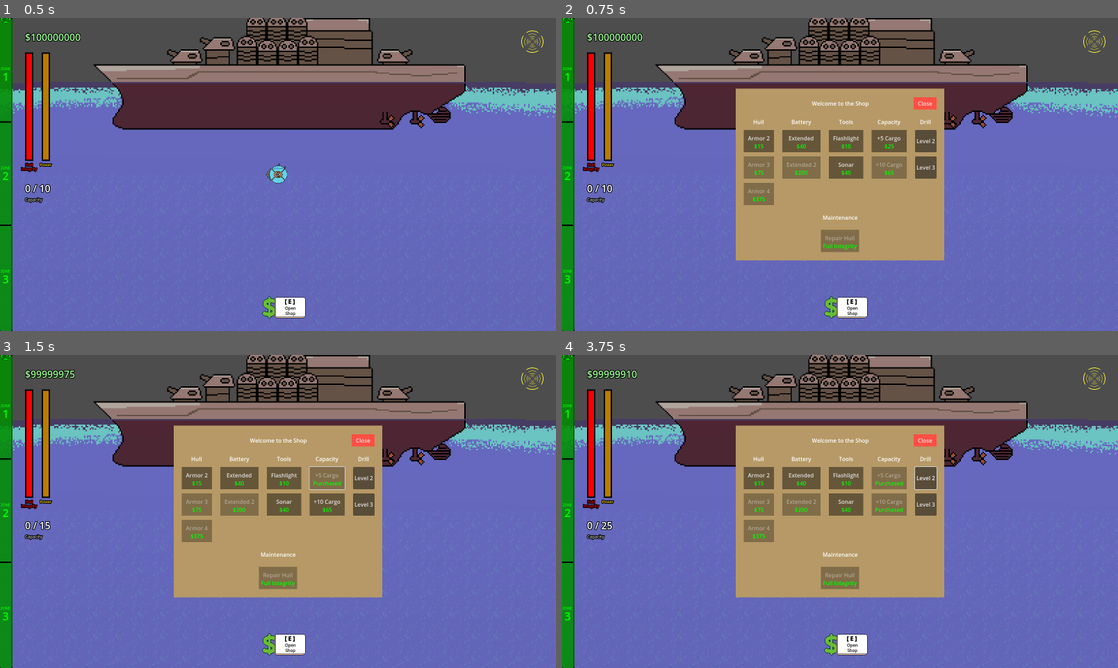
Above: before the commit, frames 1-4 (two rows, left to right).
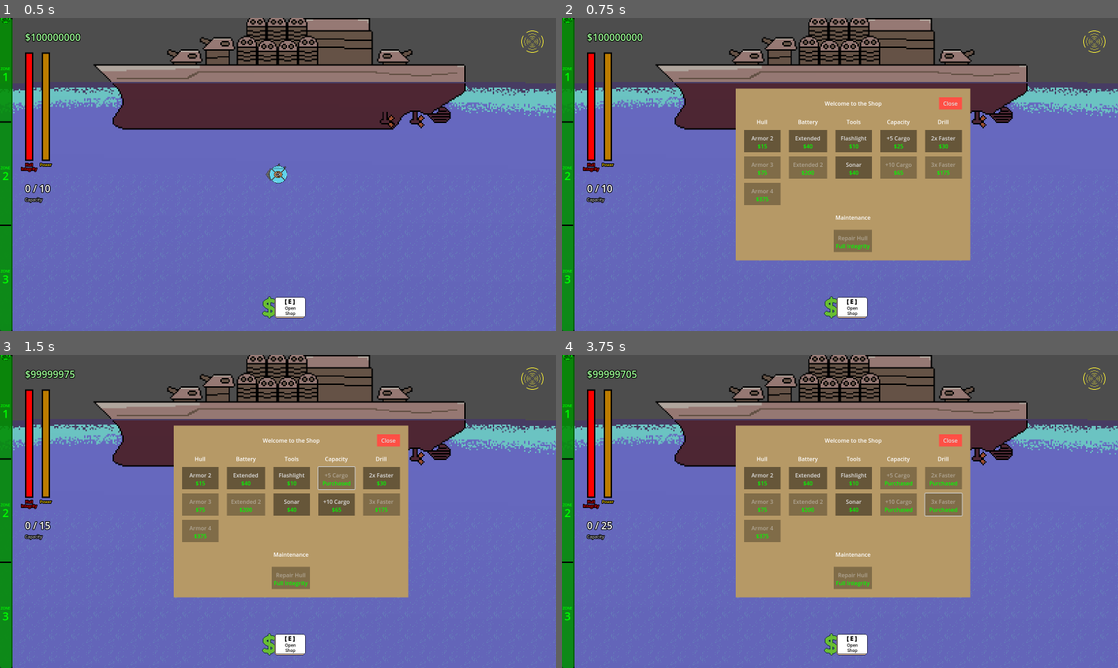
Above: after the commit, the same moments.

Repository: deruitda/ludum-dare-57
Game: Godot game, scene res://scenes/main.tscn
Same seed, same stepped clock (60 frames per second), same inputs: the game is played once before the commit and once after it. Sound files missing from this copy of the repository are replaced by a short silence.
Inputs (mouse positions are in pixels of both pictures, inside the frame that each line leads up to):
- Up to frame 1 (0.5 s): no input
- Up to frame 2 (0.75 s): click "Open Shop" at 0.5 s
- Up to frame 3 (1.5 s): click "+5 Cargo" at 1.25 s
- Up to frame 4 (3.75 s): click "+10 Cargo" at 2 s; click (923, 477) at 2.75 s, where only the run before the commit has a clickable "Level 2"; click (945, 505) at 3.5 s, where only the run after the commit has a clickable "3x Faster"

Frame 1 is identical in both runs. In frame 2, 6.2% of the frame differs, in the area x 32-74%, y 22-78%; in frame 3, 6.3%; in frame 4, 6.5%, in the area x 10-74%, y 4-78%.

Commit message:
add ability to upgrade drill speed

Diff:
--- a/global/game_state.gd
+++ b/global/game_state.gd
@@ -64,7 +64,7 @@
 	add_money_collected(current_cargo_value)
 	current_cargo_value = 0
 	current_cargo_weight = 0
-	SignalBus.sell_cargo.emit()
+	SignalBus.cargo_updated.emit()
 
 func _on_purchase_upgrade(shop_item_resource: ShopItemResource) -> void:
 	assert(shop_item_resource.item_resource != null)
--- a/scenes/map/tile_resource/drillable_tile_resource.gd
+++ b/scenes/map/tile_resource/drillable_tile_resource.gd
@@ -1,4 +1,5 @@
 extends TileResource
 class_name DrillableTileResource
 
+## The time it takes to drill through the tile
 @export var drill_speed: float = 1.0
--- a/scenes/shop/shop.tscn
+++ b/scenes/shop/shop.tscn
@@ -13,6 +13,8 @@
 [ext_resource type="Resource" uid="uid://vj47h685foif" path="res://scenes/shop/shop_items/cargo_capacity_upgrade_1.tres" id="10_dww4p"]
 [ext_resource type="AudioStream" uid="uid://c7efuqdkoa0ev" path="res://assets/audio/sfx/Radar_call.wav" id="11_8qn5i"]
 [ext_resource type="Resource" uid="uid://chvg61ghqqmeo" path="res://scenes/shop/shop_items/cargo_capacity_upgrade_2.tres" id="11_g6lcs"]
+[ext_resource type="Resource" uid="uid://gpfad4uspbf1" path="res://scenes/shop/shop_items/drill_upgrade_1.tres" id="12_131kw"]
+[ext_resource type="Resource" uid="uid://hju4tmcm7dtr" path="res://scenes/shop/shop_items/drill_upgrade_2.tres" id="13_xoc10"]
 
 [sub_resource type="StyleBoxFlat" id="StyleBoxFlat_7r02r"]
 content_margin_left = 12.0
@@ -47,7 +49,7 @@
 anchor_bottom = 0.5
 offset_left = -300.0
 offset_top = -247.0
-offset_right = 300.0
+offset_right = 375.0
 offset_bottom = 247.0
 grow_horizontal = 2
 grow_vertical = 2
@@ -186,22 +188,22 @@
 text = "Sonar"
 shop_item_resource = ExtResource("9_dww4p")
 
-[node name="RadarUpgradesVBoxContainer3" type="VBoxContainer" parent="ShopContainer/ColorRect/MarginContainer/VBoxContainer/ShopItemsContainer"]
-layout_mode = 2
-size_flags_horizontal = 3
-theme_override_constants/separation = 12
-
-[node name="CategoryLabel" type="Label" parent="ShopContainer/ColorRect/MarginContainer/VBoxContainer/ShopItemsContainer/RadarUpgradesVBoxContainer3"]
+[node name="CargoCapacityUpgradesVBoxContainer3" type="VBoxContainer" parent="ShopContainer/ColorRect/MarginContainer/VBoxContainer/ShopItemsContainer"]
+layout_mode = 2
+size_flags_horizontal = 3
+theme_override_constants/separation = 12
+
+[node name="CategoryLabel" type="Label" parent="ShopContainer/ColorRect/MarginContainer/VBoxContainer/ShopItemsContainer/CargoCapacityUpgradesVBoxContainer3"]
 layout_mode = 2
 text = "Capacity"
 horizontal_alignment = 1
 
-[node name="CapacityUpgrade1Button" parent="ShopContainer/ColorRect/MarginContainer/VBoxContainer/ShopItemsContainer/RadarUpgradesVBoxContainer3" instance=ExtResource("2_qaxay")]
+[node name="CapacityUpgrade1Button" parent="ShopContainer/ColorRect/MarginContainer/VBoxContainer/ShopItemsContainer/CargoCapacityUpgradesVBoxContainer3" instance=ExtResource("2_qaxay")]
 layout_mode = 2
 text = "+5 Cargo"
 shop_item_resource = ExtResource("10_dww4p")
 
-[node name="CapacityUpgrade2Button" parent="ShopContainer/ColorRect/MarginContainer/VBoxContainer/ShopItemsContainer/RadarUpgradesVBoxContainer3" instance=ExtResource("2_qaxay")]
+[node name="CapacityUpgrade2Button" parent="ShopContainer/ColorRect/MarginContainer/VBoxContainer/ShopItemsContainer/CargoCapacityUpgradesVBoxContainer3" instance=ExtResource("2_qaxay")]
 layout_mode = 2
 text = "+10 Cargo"
 shop_item_resource = ExtResource("11_g6lcs")
@@ -216,15 +218,15 @@
 text = "Drill"
 horizontal_alignment = 1
 
-[node name="DrillLevel2Button" type="Button" parent="ShopContainer/ColorRect/MarginContainer/VBoxContainer/ShopItemsContainer/DrillUpgradesVBoxContainer4"]
-custom_minimum_size = Vector2(0, 64)
-layout_mode = 2
-text = "Level 2"
-
-[node name="DrillLevel3Button" type="Button" parent="ShopContainer/ColorRect/MarginContainer/VBoxContainer/ShopItemsContainer/DrillUpgradesVBoxContainer4"]
-custom_minimum_size = Vector2(0, 64)
-layout_mode = 2
-text = "Level 3"
+[node name="DrillUpgrade1Button" parent="ShopContainer/ColorRect/MarginContainer/VBoxContainer/ShopItemsContainer/DrillUpgradesVBoxContainer4" instance=ExtResource("2_qaxay")]
+layout_mode = 2
+text = "2x Faster"
+shop_item_resource = ExtResource("12_131kw")
+
+[node name="DrillUpgrade2Button" parent="ShopContainer/ColorRect/MarginContainer/VBoxContainer/ShopItemsContainer/DrillUpgradesVBoxContainer4" instance=ExtResource("2_qaxay")]
+layout_mode = 2
+text = "3x Faster"
+shop_item_resource = ExtResource("13_xoc10")
 
 [node name="MaintenanceSubtitle" type="RichTextLabel" parent="ShopContainer/ColorRect/MarginContainer/VBoxContainer"]
 clip_contents = false
--- /dev/null
+++ b/scenes/shop/shop_items/drill_upgrade_1.tres
@@ -0,0 +1,14 @@
+[gd_resource type="Resource" script_class="ShopItemResource" load_steps=4 format=3 uid="uid://gpfad4uspbf1"]
+
+[ext_resource type="Script" uid="uid://dq388fj72n7ck" path="res://scenes/shop/shop_items/shop_item.gd" id="1_3qmln"]
+[ext_resource type="Resource" uid="uid://bq1vfvf7i4bby" path="res://scenes/submarine/drill/drill_resources/drill_resource_2.tres" id="1_n3edw"]
+[ext_resource type="Resource" uid="uid://blvbx87ro403o" path="res://scenes/submarine/drill/drill_resources/drill_resource_1.tres" id="3_t3txr"]
+
+[resource]
+script = ExtResource("1_3qmln")
+price = 30
+tooltip = "Drill 2x faster"
+is_infinitely_purchaseable = false
+unlocked_by_item_resource = ExtResource("3_t3txr")
+item_resource = ExtResource("1_n3edw")
+metadata/_custom_type_script = "uid://dq388fj72n7ck"
--- /dev/null
+++ b/scenes/shop/shop_items/drill_upgrade_2.tres
@@ -0,0 +1,14 @@
+[gd_resource type="Resource" script_class="ShopItemResource" load_steps=4 format=3 uid="uid://hju4tmcm7dtr"]
+
+[ext_resource type="Script" uid="uid://dq388fj72n7ck" path="res://scenes/shop/shop_items/shop_item.gd" id="1_drl0m"]
+[ext_resource type="Resource" uid="uid://bdvd1llm7qdan" path="res://scenes/submarine/drill/drill_resources/drill_resource_3.tres" id="1_o5yft"]
+[ext_resource type="Resource" uid="uid://bq1vfvf7i4bby" path="res://scenes/submarine/drill/drill_resources/drill_resource_2.tres" id="3_sn8qt"]
+
+[resource]
+script = ExtResource("1_drl0m")
+price = 175
+tooltip = "Drill 3x faster"
+is_infinitely_purchaseable = false
+unlocked_by_item_resource = ExtResource("3_sn8qt")
+item_resource = ExtResource("1_o5yft")
+metadata/_custom_type_script = "uid://dq388fj72n7ck"
--- a/scenes/submarine/drill/drill.gd
+++ b/scenes/submarine/drill/drill.gd
@@ -5,6 +5,7 @@
 @export var power_consuption_component: PowerConsumptionComponent
 @export var drill_resource: DrillResource
 
+@export var drill_speed_factor = 1
 @onready var is_actively_drilling: bool = false
 @onready var drillable_tile_rid: RID
 @onready var drillable_world_tile_map_player: WorldTileMapLayer
@@ -16,7 +17,6 @@
 @onready var animated_sprite_2d: AnimatedSprite2D = $AnimatedSprite2D
 @onready var audio_player: AudioStreamPlayer2D = $AudioPlayer
 
-
 @onready var current_direction_input: Vector2
 @onready var drilling_direction: Vector2
 
@@ -25,6 +25,7 @@
 signal _on_drilling_finished
 
 func _ready() -> void:
+	SignalBus.purchase_completed.connect(_on_purchase_completed)
 	animated_sprite_2d.play("idle")
 
 func set_current_input_direction(_direction_input: Vector2):
@@ -51,6 +52,11 @@
 	if not input_is_valid and is_actively_drilling:
 		abort_drilling()
 
+func _on_purchase_completed(purchased_shop_item_resource: ShopItemResource) -> void:
+	if purchased_shop_item_resource.item_resource is DrillResource:
+		drill_resource = purchased_shop_item_resource.item_resource
+		drill_speed_factor = drill_resource.speed_factor
+
 func get_drilling_direction() -> Vector2:
 	# Default direction (90 degrees to the left, which is -90 degrees)
 	var default_direction = Vector2(0.0, -1.0)  # Upward direction in the local coordinate system
@@ -72,7 +78,7 @@
 	var tile_resource = drillable_world_tile_map_player.get_tile_resource_from_rid(drillable_tile_rid)
 	if not tile_resource is DrillableTileResource:
 		return
-	drill_timer.wait_time = tile_resource.drill_speed
+	drill_timer.wait_time = tile_resource.drill_speed / drill_speed_factor
 	drill_timer.start()
 	drill_timer.timeout.connect(_drilling_is_finished)
 
--- a/scenes/submarine/drill/drill_resources/drill_resource.gd
+++ b/scenes/submarine/drill/drill_resources/drill_resource.gd
@@ -1,3 +1,5 @@
-extends Resource
+extends UpgradeResource
 class_name DrillResource
-@export var drill_speed: float
+
+## If a tile takes 1s to drill through, a drill with speed_factor of 2 will drill through the tile in 0.5s
+@export var speed_factor: float = 1.0
--- a/scenes/submarine/drill/drill_resources/drill_resource_1.tres
+++ b/scenes/submarine/drill/drill_resources/drill_resource_1.tres
@@ -4,4 +4,5 @@
 
 [resource]
 script = ExtResource("1_iaxvg")
-drill_speed = 1.0
+speed_factor = 1.0
+is_unlocked = true
--- a/scenes/submarine/drill/drill_resources/drill_resource_2.tres
+++ b/scenes/submarine/drill/drill_resources/drill_resource_2.tres
@@ -1,7 +1,8 @@
-[gd_resource type="Resource" load_steps=2 format=3 uid="uid://bq1vfvf7i4bby"]
+[gd_resource type="Resource" script_class="DrillResource" load_steps=2 format=3 uid="uid://bq1vfvf7i4bby"]
 
 [ext_resource type="Script" uid="uid://2tqrwm86qlfo" path="res://scenes/submarine/drill/drill_resources/drill_resource.gd" id="1_yhtnh"]
 
 [resource]
 script = ExtResource("1_yhtnh")
-drill_speed = 0.75
+speed_factor = 2.0
+is_unlocked = false
--- a/scenes/submarine/drill/drill_resources/drill_resource_3.tres
+++ b/scenes/submarine/drill/drill_resources/drill_resource_3.tres
@@ -1,7 +1,8 @@
-[gd_resource type="Resource" load_steps=2 format=3 uid="uid://bdvd1llm7qdan"]
+[gd_resource type="Resource" script_class="DrillResource" load_steps=2 format=3 uid="uid://bdvd1llm7qdan"]
 
 [ext_resource type="Script" uid="uid://2tqrwm86qlfo" path="res://scenes/submarine/drill/drill_resources/drill_resource.gd" id="1_hlhd0"]
 
 [resource]
 script = ExtResource("1_hlhd0")
-drill_speed = 0.5
+speed_factor = 3.0
+is_unlocked = false
Not shown: 1 places in scenes/shop/shop.tscn that only renumber resources
